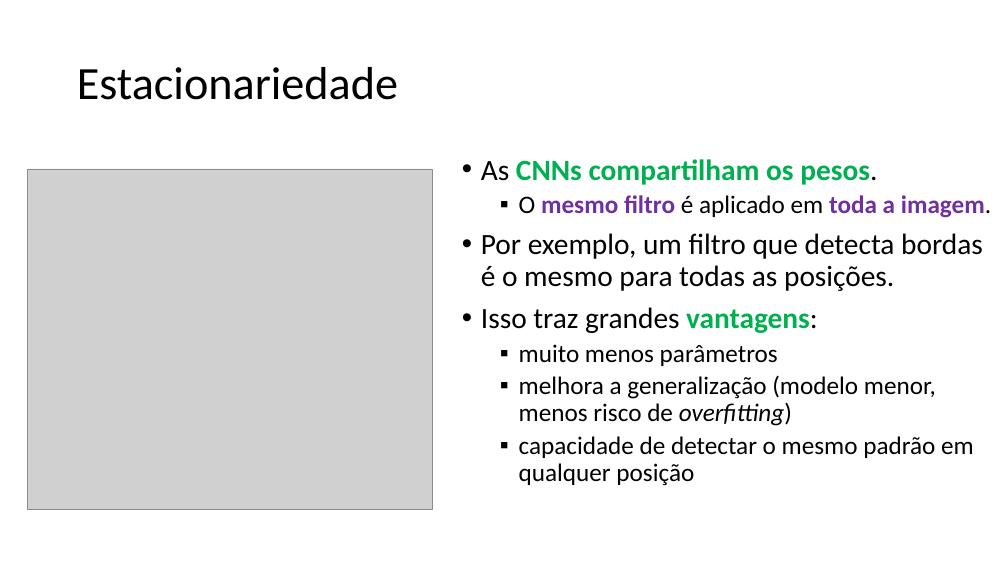
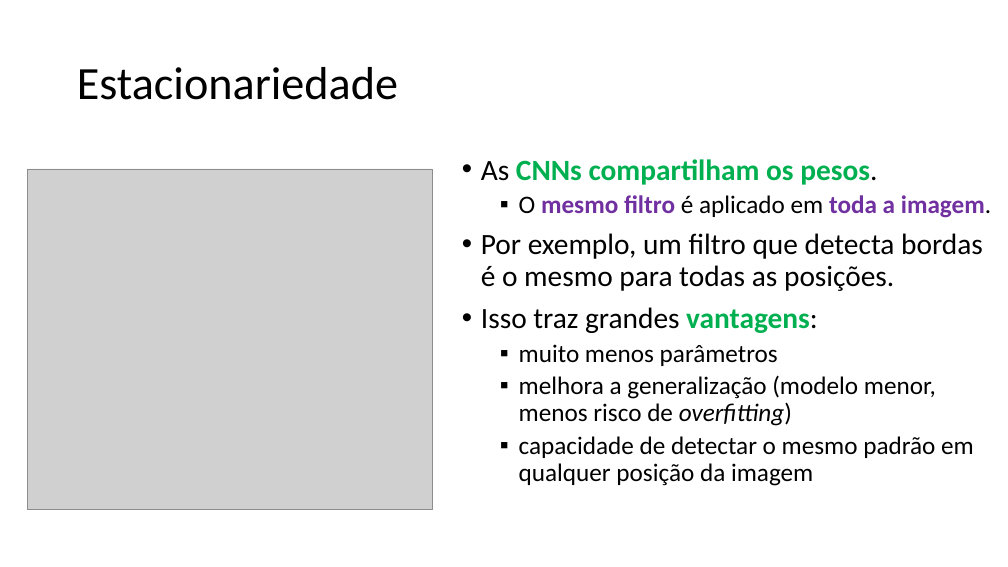
Before and after one commit to zz4fap/c24_inteligencia_artificial, a slide deck: slide 18 of slides/C24_CNN.pptx. Drawn at 1008x567 pixels with LibreOffice and Linux fonts; fonts in the diff are those of the drawing; grey boxes stand for pictures. Boxes give left, top, right and bottom in pixels: in the first picture for what was removed or moved away, otherwise in the second. Text is boxed around its words. In the diff, an @@ line names an element or a change of style, - is before the commit and + after.

```diff
--- a/slides/C24_CNN.pptx
+++ b/slides/C24_CNN.pptx
@@ text at (519, 436, 974, 486): text changed @@
-  ▪ capacidade de detectar o mesmo padrão em qualquer posição
+  ▪ capacidade de detectar o mesmo padrão em qualquer posição da imagem
```
Also in this commit, not shown: 13 other slides changed, 2 slides added, 2 other files.
